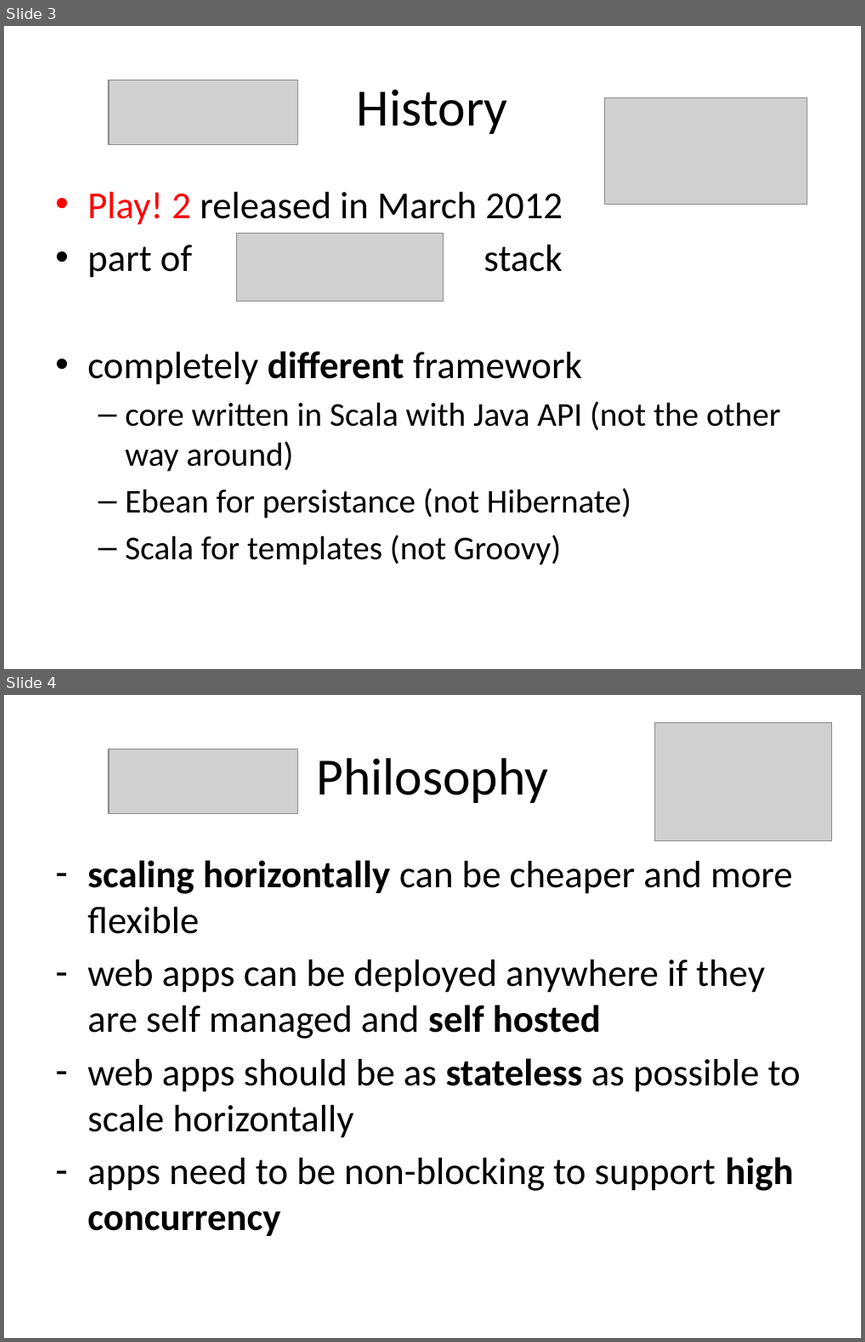
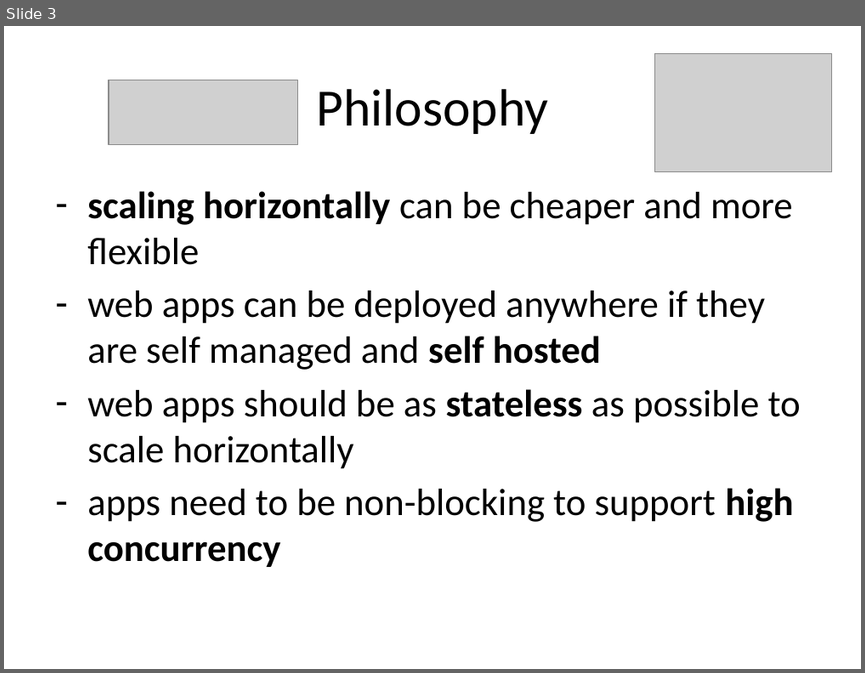
Before and after one commit to martadoberschuetz/dev_training, a slide deck: Play take 2.pptx. Shown one above the other, each under a label of ours: slides 3 and 4 before the commit, slide 3 after it. The pictures are 865x1342 and 865x673 pixels, drawn with LibreOffice and Linux fonts; fonts in the diff are those of the drawing; grey boxes stand for pictures. Boxes give left, top, right and bottom in pixels: in the first picture for what was removed or moved away, otherwise in the second. Text is boxed around its words. In the diff, an @@ line names an element or a change of style, - is before the commit and + after.

```diff
--- a/Play take 2.pptx
+++ b/Play take 2.pptx
@@ slide 3 removed at <box>4,26,861,669</box>, background #FFFFFF @@
@@ picture removed at <box>109,80,297,144</box> @@
@@ title removed at <box>357,89,508,134</box> @@
-History
@@ picture removed at <box>605,98,806,204</box> @@
@@ text removed at <box>87,192,780,565</box> @@
-• Play! 2 released in March 2012
-• part of stack
-• completely different framework
-  – core written in Scala with Java API (not the other way around)
-  – Ebean for persistance (not Hibernate)
-  – Scala for templates (not Groovy)
@@ picture removed at <box>237,233,443,301</box> @@
@@ what was slide 4 is now slide 3 @@
```
Also in this commit, not shown: 4 slides changed, 2 slides added, 1 other slide removed, 9 other files.
